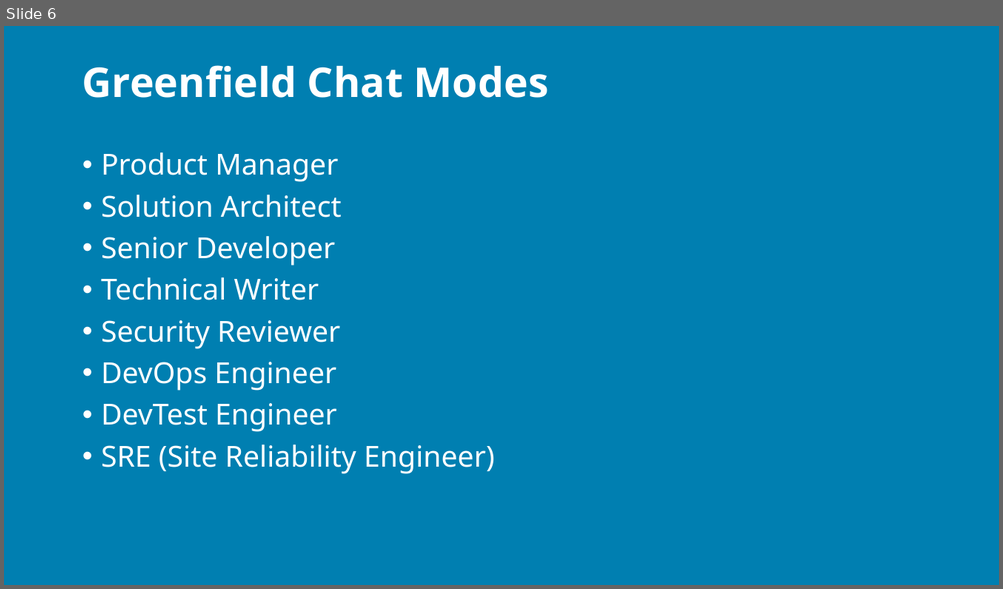
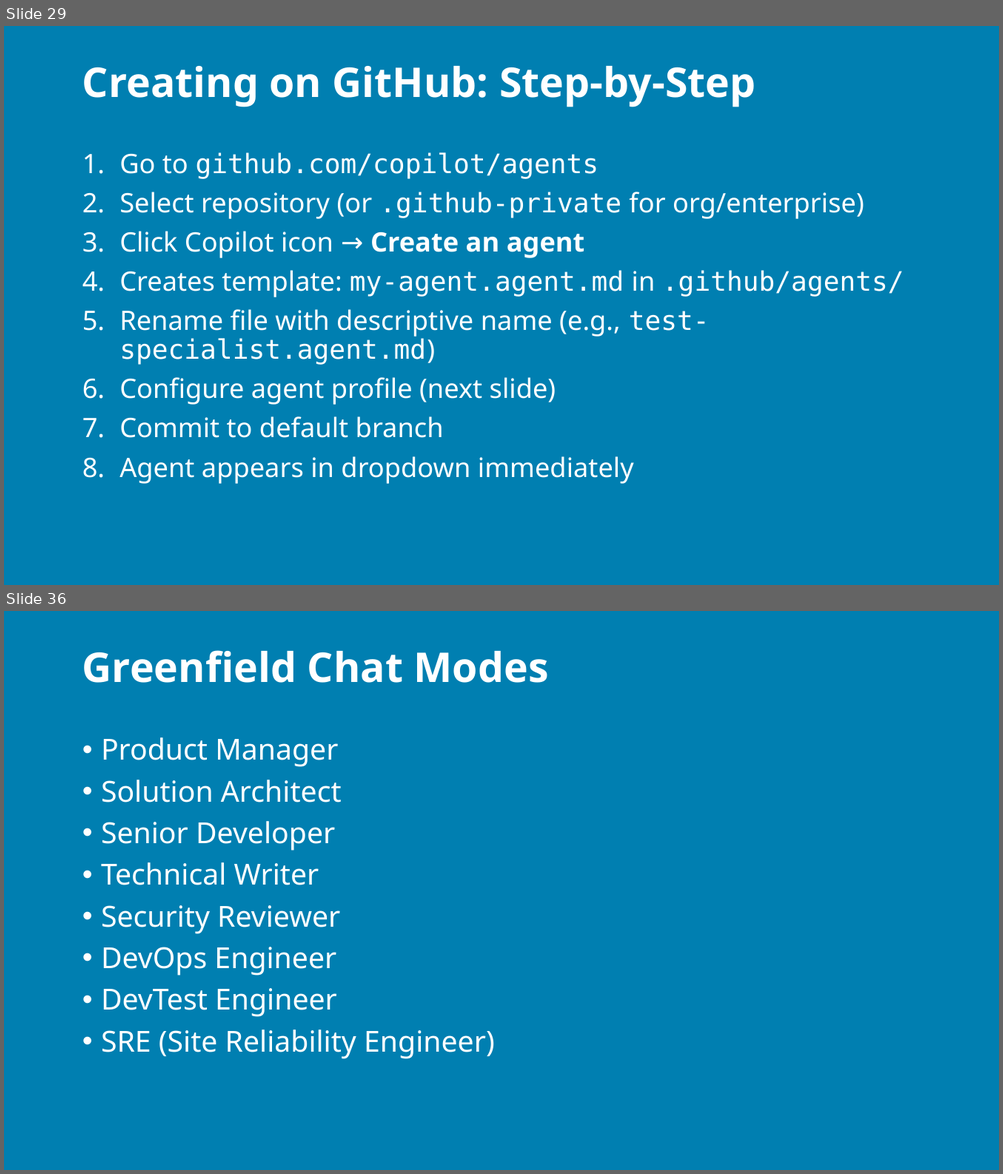
Before and after one commit to j0hnnymiller/AI-Assisted-Software-Development, a slide deck: Slides/AIASD-Greenfield-slides.pptx. Shown one above the other, each under a label of ours: slide 6 before the commit, slides 29 and 36 after it; the slides between them are not shown. The pictures are 1003x589 and 1003x1174 pixels, drawn with LibreOffice and Linux fonts; fonts in the diff are those of the drawing; background and template pictures are left out. Boxes give left, top, right and bottom in pixels: in the first picture for what was removed or moved away, otherwise in the second. Text is boxed around its words. In the diff, an @@ line names an element or a change of style, - is before the commit and + after.

```diff
--- a/Slides/AIASD-Greenfield-slides.pptx
+++ b/Slides/AIASD-Greenfield-slides.pptx
@@ slide 29 added at <box>4,26,999,585</box>, background picture (left out) @@
@@ title added at <box>82,66,756,107</box>, 29.7 pt, text #FFFFFF, bold @@
+Creating on GitHub: Step-by-Step
@@ text added at <box>119,153,904,484</box>, 19.4 pt, text #FFFFFF @@
+1. Go to github.com/copilot/agents
+2. Select repository (or .github-private for org/enterprise)
+3. Click Copilot icon → Create an agent
+4. Creates template: my-agent.agent.md in .github/agents/
+5. Rename file with descriptive name (e.g., test-specialist.agent.md)
+6. Configure agent profile (next slide)
+7. Commit to default branch
+8. Agent appears in dropdown immediately
@@ what was slide 6 is now slide 36 @@
```
Also in this commit, not shown: 5 slides changed, 32 other slides added, 1 slide removed.
